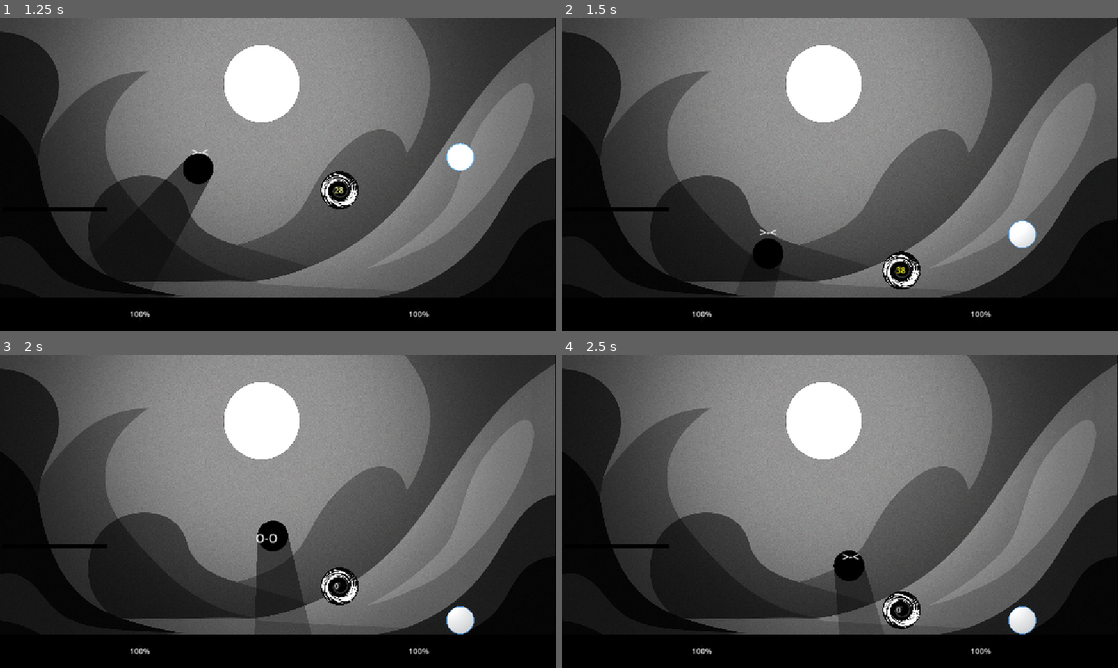
Above: before the commit, frames 1-4 (two rows, left to right).
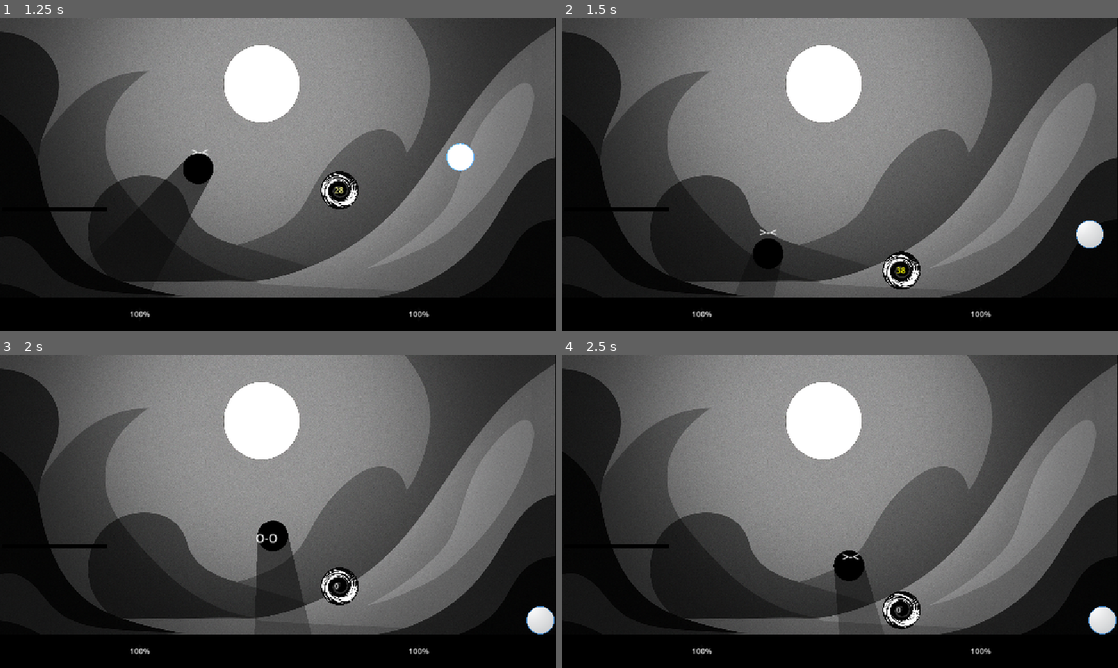
Above: after the commit, the same moments.

Repository: piperinnshall/Blattle
Game: Godot game, scene res://piper/scenes/menu/main_menu.tscn
The game is run twice, just before and just after one commit, with the same random seed, the same clock (stepped at 60 frames per second) and the same inputs.
Inputs (mouse positions are in pixels of both pictures, inside the frame that each line leads up to):
- Up to frame 1 (1.25 s): click "START" at 0.5 s
- Up to frame 2 (1.5 s): tap Enter (ui_accept) at 1.25 s; move the mouse to (962, 158) at 1.27 s; hold D (right) from 1.28 s (still down); click (962, 158) at 1.35 s
- Up to frame 3 (2 s): keep holding D (right); tap W (jump) at 1.52 s
- Up to frame 4 (2.5 s): release D (right) at 2 s; drag from (728, 527) to (840, 489) at 2.02 s

Frame 1 is identical in both runs. In frame 2, 0.7% of the frame differs, in the area x 80-98%, y 64-74%; in frame 3, 0.7%, in the area x 80-100%, y 80-90%; in frame 4, 0.7%.

Commit message:
chore: Update dash direction

Diff:
--- a/piper/scripts/character/behaviours/dash.gd
+++ b/piper/scripts/character/behaviours/dash.gd
@@ -6,29 +6,33 @@
 @export var dash_cooldown: float = 0.5
 
 var _is_dashing := false
-var _direction := 0
+var _last_direction := 1
 var _dash_time := 0.0
 var _cooldown_time := 0.0
 
 func is_busy() -> bool:
-	return false
+	return _is_dashing or _cooldown_time > 0.0
 
 func perform(character) -> void:
-	var input_direction = character.get_movement_input()
-	if _cooldown_time > 0.0 or _is_dashing or input_direction == 0.0:
+	if _cooldown_time > 0.0 or _is_dashing:
 		return
 
 	_is_dashing = true
 	_dash_time = dash_duration
-	_direction = sign(input_direction)
-	character.velocity.x = _direction * dash_speed
+	character.velocity.x = _last_direction * dash_speed
 
 func update(character, delta: float) -> void:
+	var input_direction = character.get_movement_input()
+	if input_direction != 0:
+		_last_direction = sign(input_direction)
+
 	if _cooldown_time > 0.0:
 		_cooldown_time = max(_cooldown_time - delta, 0.0)
+
 	if _is_dashing:
 		_dash_time -= delta
-		character.velocity.x = _direction * dash_speed
+		character.velocity.x = _last_direction * dash_speed
+
 		if _dash_time <= 0.0:
 			_is_dashing = false
 			_cooldown_time = dash_cooldown
